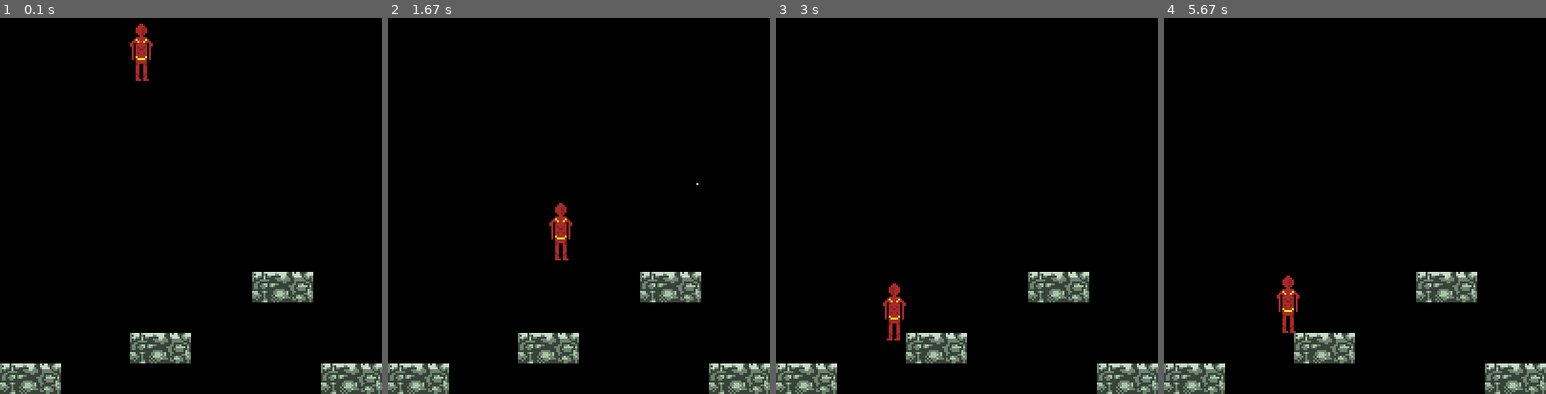
Above: before the commit, frames 1-4 (left to right).
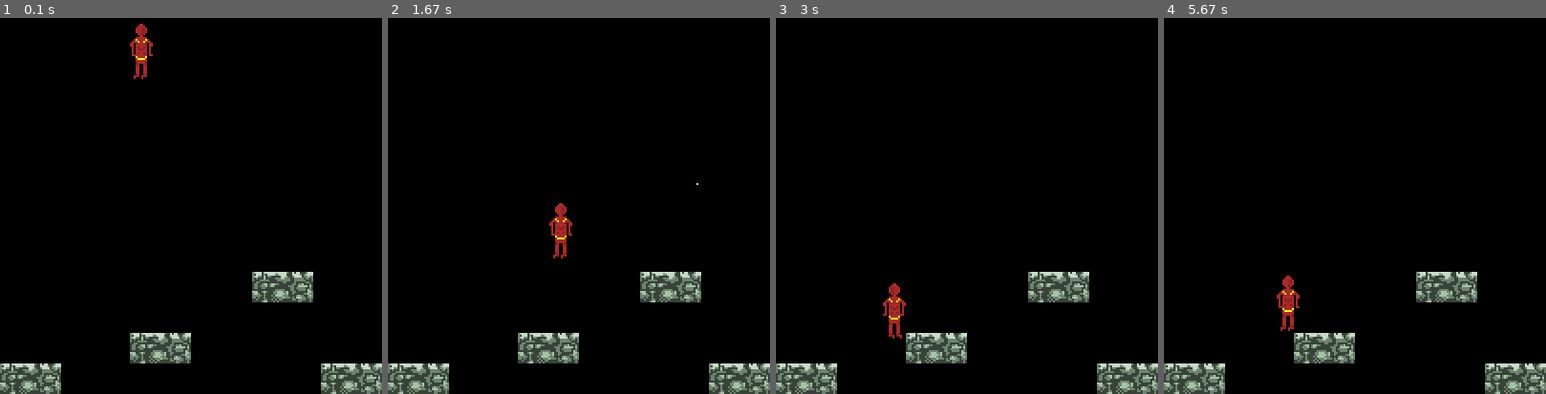
Above: after the commit, the same moments.

Repository: aavina/jubal-pygame
Game: pygame game, started from Game.py
Two runs of this game, one before a commit and one after it. Both use one fixed random seed, a clock stepped at 60 frames per second and the inputs below. The source is Python 2; it was converted automatically to run under Python 3.
Inputs:
- Up to frame 1 (0.1 s): no input
- Up to frame 2 (1.67 s): tap Space at 0.33, 0.73, 1.03, 1.23, 1.57 s; hold Right 0.67-1.13 s; hold Up 1.17-1.47 s; hold Right from 1.5 s (still down)
- Up to frame 3 (3 s): tap Space at 1.87, 2.07, 2.37, 2.63, 2.93 s; release Right at 1.97 s; hold Left 2-2.53 s; hold Left 2.57-2.97 s
- Up to frame 4 (5.67 s): hold Up 3-3.37 s; tap Space at 3.07, 3.47, 3.77, 4.13, 4.43, 4.63, 4.93, 5.13, 5.47 s; hold Right 3.4-4.03 s; hold Left 4.07-4.53 s; hold Right 4.57-5.03 s; hold Up 5.07-5.37 s; hold Right from 5.4 s (still down)

The runs differ from the first frame. In frame 1, less than 0.1% of the frame differs, in the area x 34-40%, y 9-17%; in frame 2, less than 0.1%; in frame 3, less than 0.1%; in frame 4, less than 0.1%.

Commit message:
Turned magic numbers into constants

Diff:
--- a/Game.py
+++ b/Game.py
@@ -22,8 +22,14 @@
 LEN_SPRT_Y=64
 
 # Dimension of the player sprite
-DIM_SPRT_X = 24
-DIM_SPRT_Y = 60
+SPRITE_SHOOT_WIDTH = 46
+SPRITE_WALK_WIDTH = 18
+SPRITE_WIDTH = 24
+SPRITE_HEIGHT = 60
+
+# Sprite Offsets
+OFFSET_X = 18
+OFFSET_Y = 4
 
 
 def main():
@@ -152,8 +158,7 @@
 def LoadSpriteAssets(SHEET):
     # Global dictionary that contains all static images
     IMAGESDICT = {
-        'j_normal': SHEET.subsurface(pygame.Rect(22, 2, 24, 60)),
-        'j_rightface': SHEET.subsurface(pygame.Rect(18, LEN_SPRT_Y + 4, DIM_SPRT_X, DIM_SPRT_Y)),
+        'j_rightface': SHEET.subsurface(pygame.Rect(OFFSET_X, LEN_SPRT_Y + 4, SPRITE_WIDTH, SPRITE_HEIGHT)),
         'bullet': SHEET.subsurface(pygame.Rect(LEN_SPRT_X*8, LEN_SPRT_Y*3, 2, 2)),
         'ground': SHEET.subsurface(pygame.Rect(LEN_SPRT_X*4, LEN_SPRT_Y*5, LEN_SPRT_X, LEN_SPRT_Y/2)),
     }
@@ -166,14 +171,12 @@
     # These tuples contain (base_x, base_y, numOfFrames)
     # numOfFrames is in the x-direction
     animTypesInfo = {
-        'right_walk':   (LEN_SPRT_X + 24, LEN_SPRT_Y + 4, 4),
-        'shoot_right':  (LEN_SPRT_X + 18, 4, 4),
-        'jump_right':   (0 + 18, (LEN_SPRT_Y*2) + 4, 7),
-        #'normal':       (0, 0, 1),
-        #'right_face':   (0, LEN_SPRT_Y, 1),
-        #'left_face':    (0, LEN_SPRT_Y*3, 1)
+        'right_walk':   (LEN_SPRT_X + SPRITE_WIDTH, LEN_SPRT_Y + OFFSET_Y, 4),
+        'shoot_right':  (LEN_SPRT_X + OFFSET_X, OFFSET_Y, 4),
+        'jump_right':   (OFFSET_X, (LEN_SPRT_Y*2) + OFFSET_Y, 7),
     }
 
+    # Create the animated objects dictionary
     animObjs = {}
     for animType in animTypes:
         xbase = (animTypesInfo[animType])[0]
@@ -182,12 +185,15 @@
         loopforever = True
 
         if(animType == 'right_walk'):
-            imagesAndDurations = [(SHEET.subsurface(pygame.Rect(xbase+(LEN_SPRT_X*num), ybase, 18, DIM_SPRT_Y)), DURATION) for num in range(numFrames)]
+            imagesAndDurations = [(SHEET.subsurface(pygame.Rect(xbase+(LEN_SPRT_X*num), \
+                ybase, SPRITE_WALK_WIDTH, SPRITE_HEIGHT)), DURATION) for num in range(numFrames)]
         elif(animType == 'shoot_right'):
             loopforever = False
-            imagesAndDurations = [(SHEET.subsurface(pygame.Rect(xbase+(LEN_SPRT_X*num), ybase, 46, LEN_SPRT_Y)), DURATION) for num in range(numFrames)]
+            imagesAndDurations = [(SHEET.subsurface(pygame.Rect(xbase+(LEN_SPRT_X*num), \
+                ybase, SPRITE_SHOOT_WIDTH, LEN_SPRT_Y)), DURATION) for num in range(numFrames)]
         elif(animType == 'jump_right'):
-            imagesAndDurations = [(SHEET.subsurface(pygame.Rect(xbase+(LEN_SPRT_X*num), ybase, 24, LEN_SPRT_Y)), DURATION) for num in range(numFrames)]
+            imagesAndDurations = [(SHEET.subsurface(pygame.Rect(xbase+(LEN_SPRT_X*num), \
+                ybase, SPRITE_WIDTH, LEN_SPRT_Y)), DURATION) for num in range(numFrames)]
 
         animObjs[animType] = pyganim.PygAnimation(imagesAndDurations, loop=loopforever)
 
--- a/Player.py
+++ b/Player.py
@@ -68,15 +68,13 @@
 				# If first frame played already, need to create bullet
 		        if self.graphics['shoot_right']._propGetCurrentFrameNum() == 1 and not self.bulletcreated:
 		        	if self.direction == RIGHT:
-						startx = self.rect[0] + 64
-						starty = self.rect[1] + 19
+						startx, starty = self.rect[0] + 64, self.rect[1] + 19
 						bullet = Bullet(RIGHT, self.imagesdict['bullet'])
 						bullet.rect.topleft = startx, starty
 						(self.groups())[0].add(bullet)
 						self.bulletcreated = True
 			        else:
-						startx = self.rect[0]
-						starty = self.rect[1] + 19
+						startx, starty = self.rect[0], self.rect[1] + 19
 						bullet = Bullet(LEFT, self.imagesdict['bullet'])
 						bullet.rect.topleft = startx, starty
 						(self.groups())[0].add(bullet)
@@ -131,9 +129,9 @@
 				self.jumping = False
 				self.falling = True
 		elif self.falling:
-			# Change to facing sprite if not shooting
+			# Change to falling sprite if not shooting
 			if not self.shooting:
-				img = self.imagesdict['j_rightface']
+				img = self.graphics['jump_right'].getFrame(2)
 				if not self.facingRight:
 					img = pygame.transform.flip(img, True, False)
 
@@ -150,7 +148,6 @@
 
 		# Check vertical collision
 		if moving:
-			moving = False
 			self.rect = newpos
 			collision_list = pygame.sprite.spritecollide(self, environment, False)
 			if len(collision_list) > 0:
